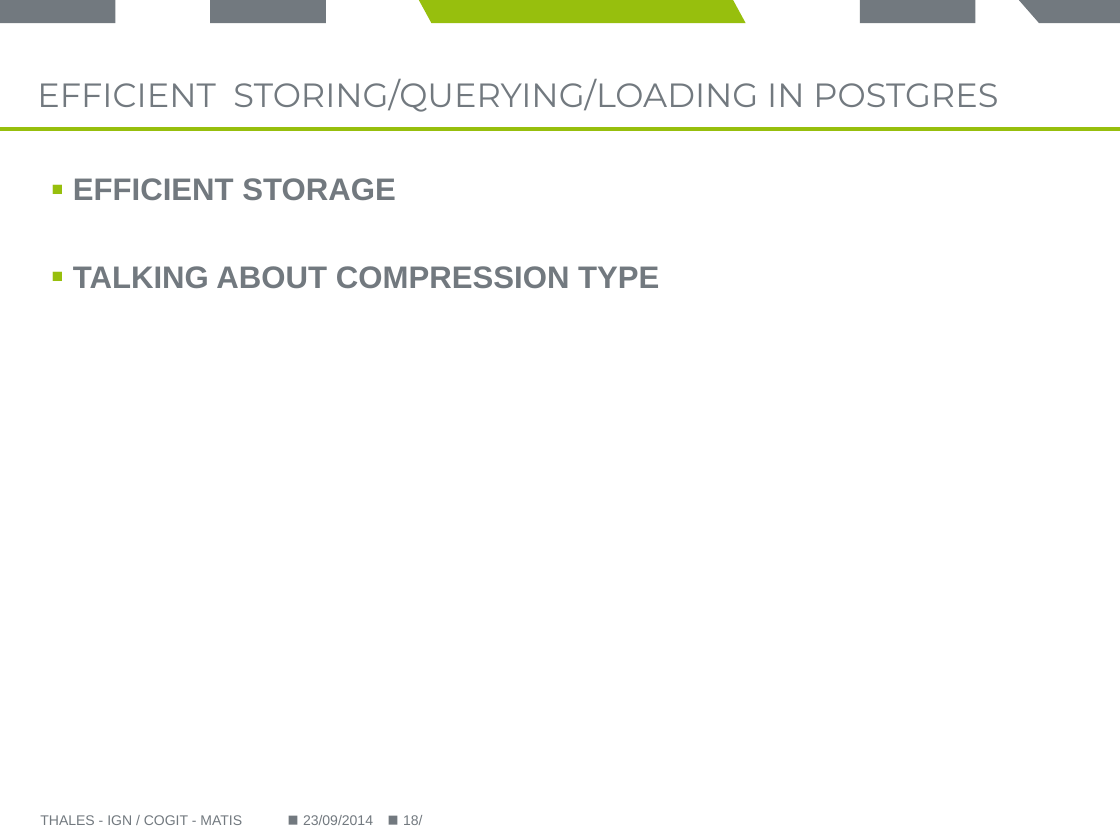
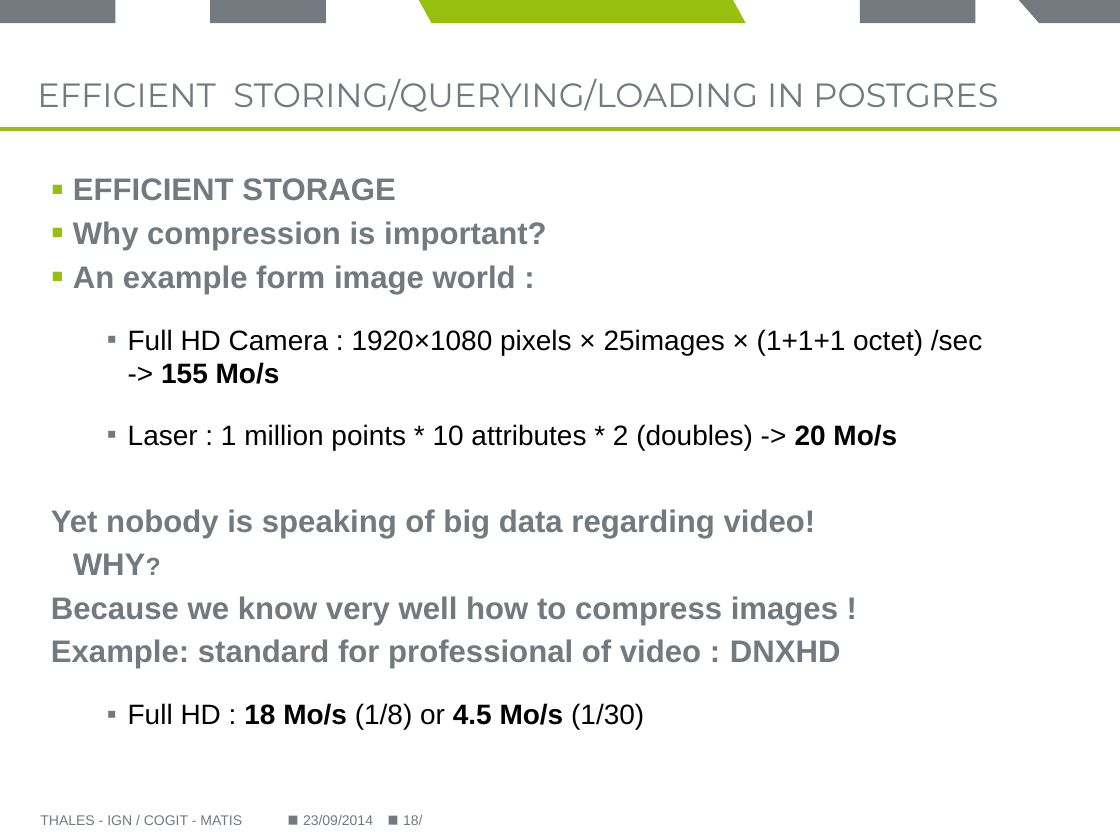
Before and after one commit to Remi-C/Postgres_Day_2014_10_RemiC, a slide deck: slide 18 of presentation/presentation_RCura.pptx. Drawn at 1120x840 pixels with LibreOffice and Linux fonts; fonts in the diff are those of the drawing; background and template pictures are left out. Boxes give left, top, right and bottom in pixels: in the first picture for what was removed or moved away, otherwise in the second. Text is boxed around its words. In the diff, an @@ line names an element or a change of style, - is before the commit and + after.

Commit message:
compression part done, starting querying part

```diff
--- a/presentation/presentation_RCura.pptx
+++ b/presentation/presentation_RCura.pptx
@@ text at (51,221,982,730): text changed @@
-▪ TALKING ABOUT COMPRESSION TYPE
+▪ Why compression is important?
+▪ An example form image world :
+  ▪ Full HD Camera : 1920×1080 pixels × 25images × (1+1+1 octet) /sec
+    -> 155 Mo/s
+  ▪ Laser : 1 million points * 10 attributes * 2 (doubles) -> 20 Mo/s
+Yet nobody is speaking of big data regarding video!
+WHY?
+Because we know very well how to compress images !
+Example: standard for professional of video : DNXHD
+  ▪ Full HD : 18 Mo/s (1/8) or 4.5 Mo/s (1/30)
```
Also in this commit, not shown: 2 other slides changed, 1 slide added.
